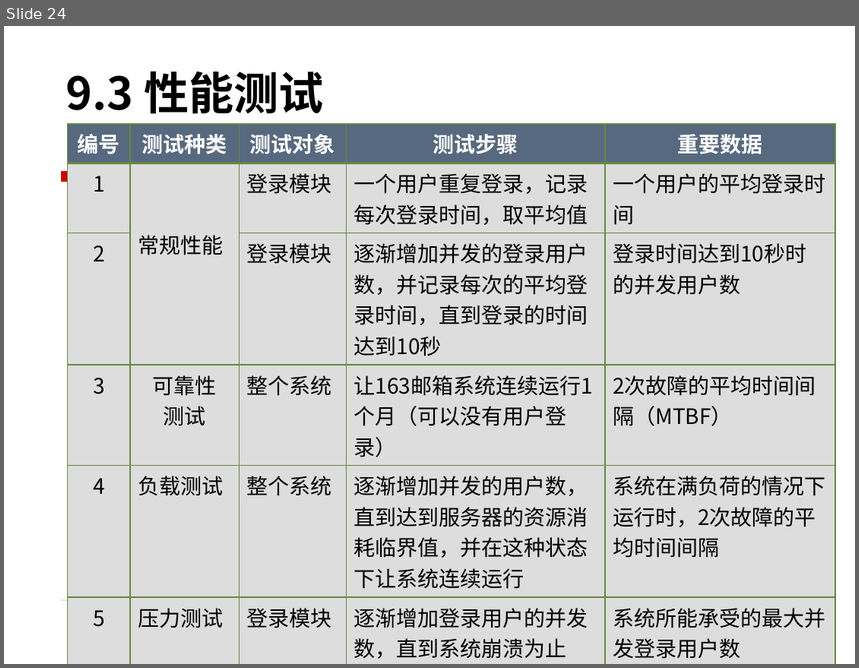
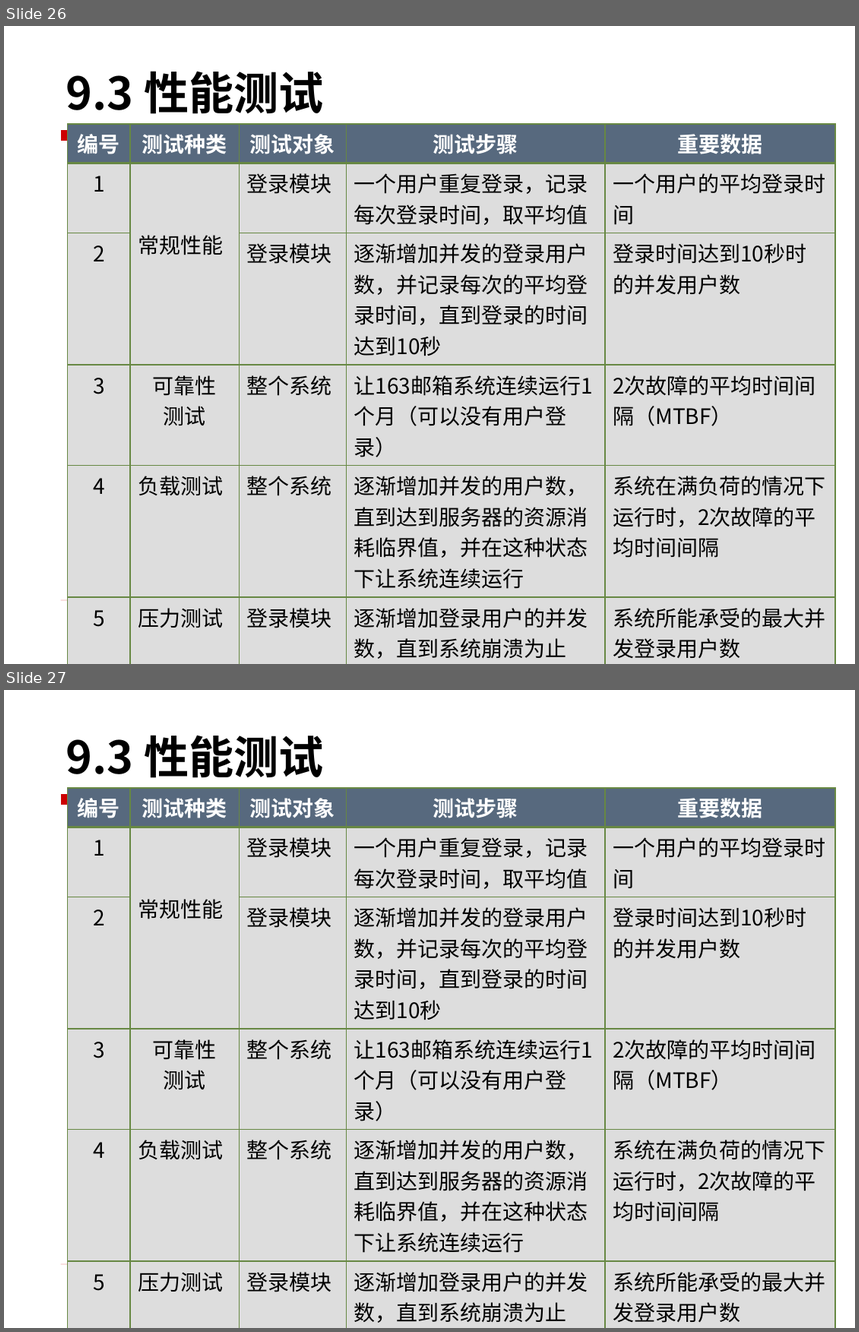
Before and after one commit to edu2act/course-foundation-software-tesing, a slide deck: PPT/第三部分 软件测试应用/9 系统测试.pptx. Shown one above the other, each under a label of ours: slide 24 before the commit, slides 26 and 27 after it. The pictures are 859x668 and 859x1332 pixels, drawn with LibreOffice and Linux fonts; fonts in the diff are those of the drawing; background and template pictures are left out. Boxes give left, top, right and bottom in pixels: in the first picture for what was removed or moved away, otherwise in the second. Text is boxed around its words. In the diff, an @@ line names an element or a change of style, - is before the commit and + after.

Commit message:
系统测试

```diff
--- a/PPT/第三部分 软件测试应用/9 系统测试.pptx
+++ b/PPT/第三部分 软件测试应用/9 系统测试.pptx
@@ slide 27 added at box(4, 690, 855, 1328), background picture (left out); not listed: 2 template elements that a slide beside it also shows @@
@@ text added at box(66, 735, 324, 778), 38 pt, text #000000, bold @@
+9.3 性能测试
@@ table added at box(68, 788, 835, 1326), 6 rows, 5 columns @@
+编号 | 测试种类 | 测试对象 | 测试步骤 | 重要数据
+1 | 常规性能 | 登录模块 | 一个用户重复登录，记录每次登录时间，取平均值 | 一个用户的平均登录时间
+2 |  | 登录模块 | 逐渐增加并发的登录用户数，并记录每次的平均登录时间，直到登录的时间达到10秒 | 登录时间达到10秒时的并发用户数
+3 | 可靠性 / 测试 | 整个系统 | 让163邮箱系统连续运行1个月（可以没有用户登录） | 2次故障的平均时间间隔（MTBF）
+4 | 负载测试 | 整个系统 | 逐渐增加并发的用户数，直到达到服务器的资源消耗临界值，并在这种状态下让系统连续运行 | 系统在满负荷的情况下运行时，2次故障的平均时间间隔
+5 | 压力测试 | 登录模块 | 逐渐增加登录用户的并发数，直到系统崩溃为止 | 系统所能承受的最大并发登录用户数
@@ what was slide 24 is now slide 26 @@
@@ slide 26 changed as well @@
@@ freeform shape: place and size @@
-freeform shape at box(61, 172, 801, 182)
+freeform shape at box(61, 131, 801, 141)
```
Also in this commit, not shown: 43 other slides changed, 2 other slides added, 7 other files.
